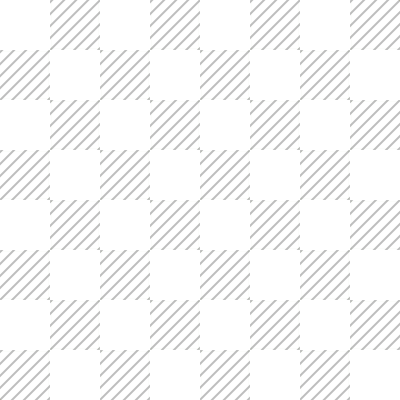
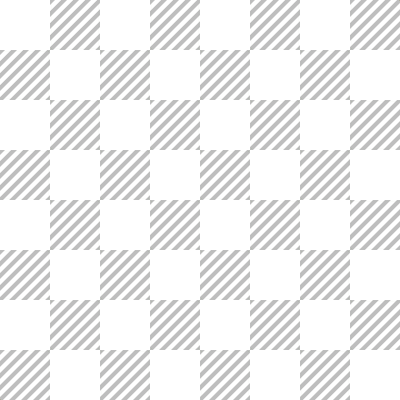
Layers edited between the first and the second 400px x 400px image:
painted on "Shape 1 copy 11" over [0, 0, 400, 400]
removed layer "Shape 1 copy 10" over [0, 5, 400, 400]
removed layer "Shape 1 copy 9" over [0, 0, 400, 400]
removed layer "Shape 1 copy 8" over [0, 0, 400, 400]
removed layer "Shape 1 copy 7" over [0, 0, 400, 400]
removed layer "Shape 1 copy 6" over [0, 0, 400, 400]
removed layer "Shape 1 copy 5" over [0, 0, 400, 400]
removed layer "Shape 1 copy 4" over [0, 0, 400, 400]
removed layer "Shape 1 copy 3" over [0, 0, 400, 400]
